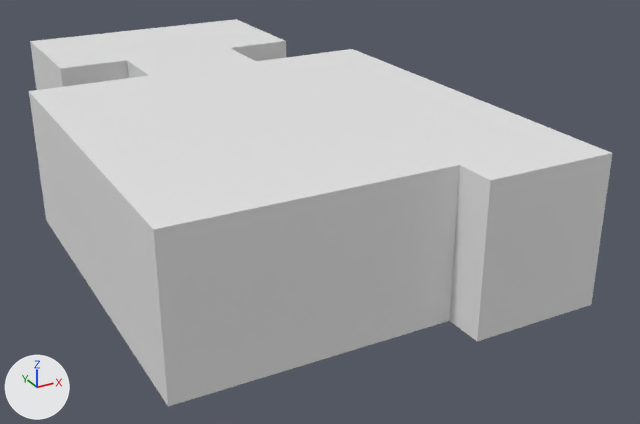
Renders of the OBJ model Ressources/Modele/SalleDebut.obj from each side of a commit.
The view is the same before and after, from a 50 mm camera at (-9.26, -18.82, 10.29) aimed at (1.58, 0.91, 0.43). Arrows for +X, +Y and +Z are at lower left; the lights stay in place. Where no turn or scale is listed for an object, it has been applied to the vertices.

In view in the first picture: 'SalleDebut'.
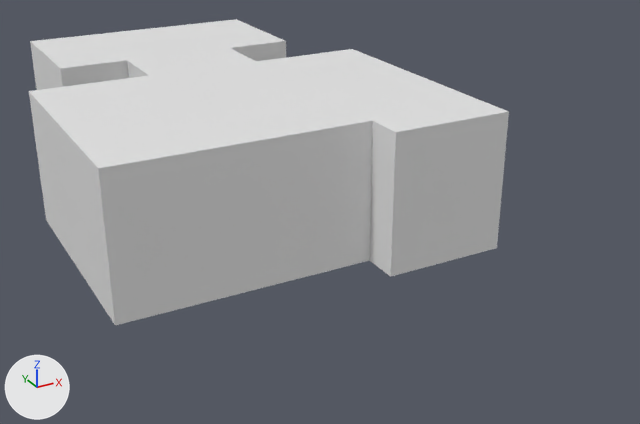
The change, as a diff of the scene's bpy script:
```diff
--- a/Ressources/Modele/SalleDebut.obj.py
+++ b/Ressources/Modele/SalleDebut.obj.py
@@ me_salledebut @@
 me_salledebut.from_pydata(...)  # 54 vertices, 104 faces; spans x -5.0..5.0, y -6.0..11.0, z 0.0..3.8
 # used by ob_salledebut; location = (0.0, 0.0, 0.0)
 # before: 2 (-5.0, -5.0, 0.0) at pixel (168, 406), 5 (1.7, -5.0, 0.0) at pixel (449, 320), 6 (5.0, -6.0, 0.0) at pixel (591, 304), 7 (1.7, -6.0, 0.0) at pixel (477, 341), 8 (-5.0, -5.0, 3.8) at pixel (153, 229)
 # before: 27 (1.7, -5.0, 3.8) at pixel (460, 164), 28 (5.0, -6.0, 3.8) at pixel (612, 152), 29 (1.7, -6.0, 3.8) at pixel (490, 180)
+# me_salledebut part 1
+for i in [2, *range(5, 9), 27, 28, 29]: me_salledebut.vertices[i].co += Vector((0.0, 3.4, 0.0))
```

Location of each change, (x1, y1, x2, y2) in pixels of the pictures (640 x 424 px; the box of a moved part takes in the faces that stretch with it):
'SalleDebut', reshaped (18% narrower, 21% shorter): before (29, 19, 613, 406); after (29, 19, 509, 325)
part 1 of me_salledebut, moved or reshaped: before (96, 109, 613, 406); after (96, 109, 509, 325)
